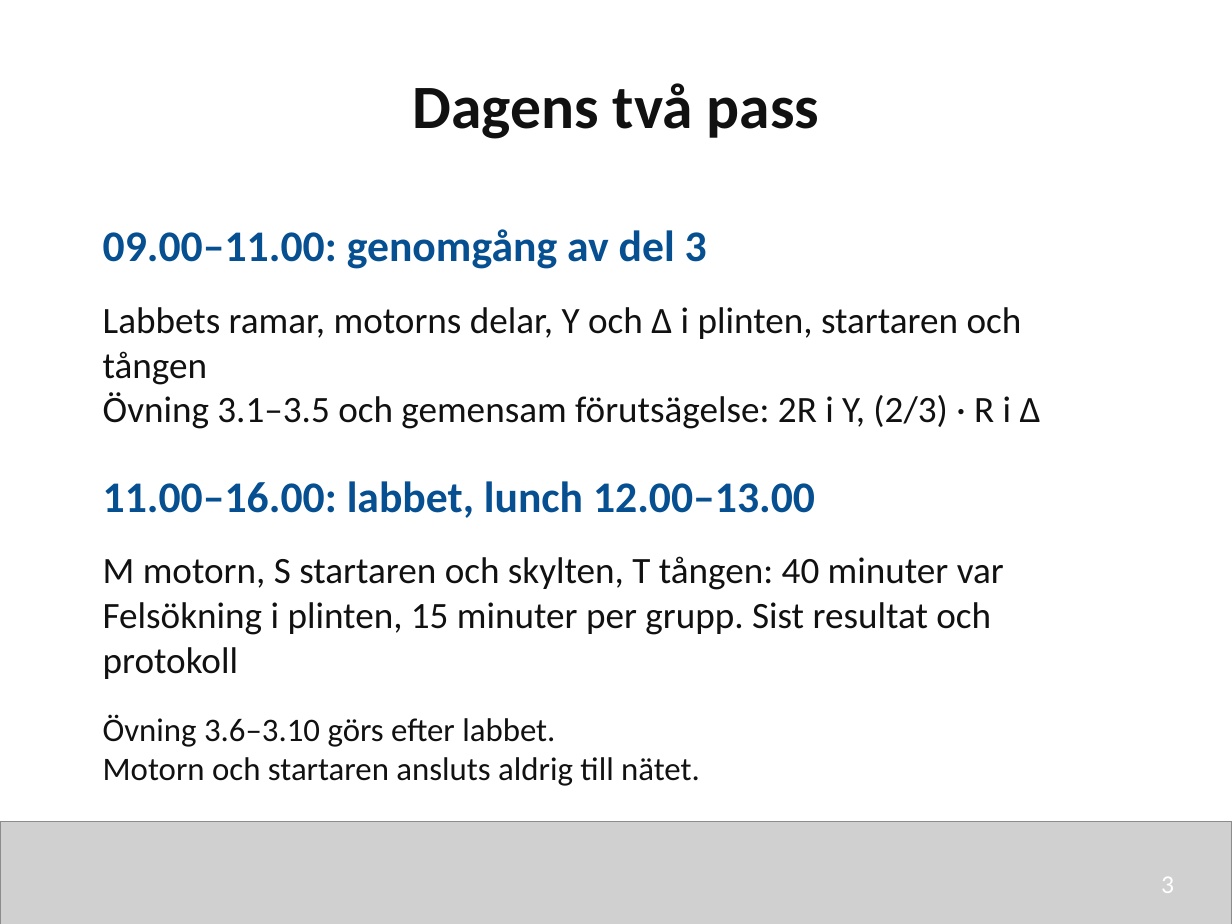
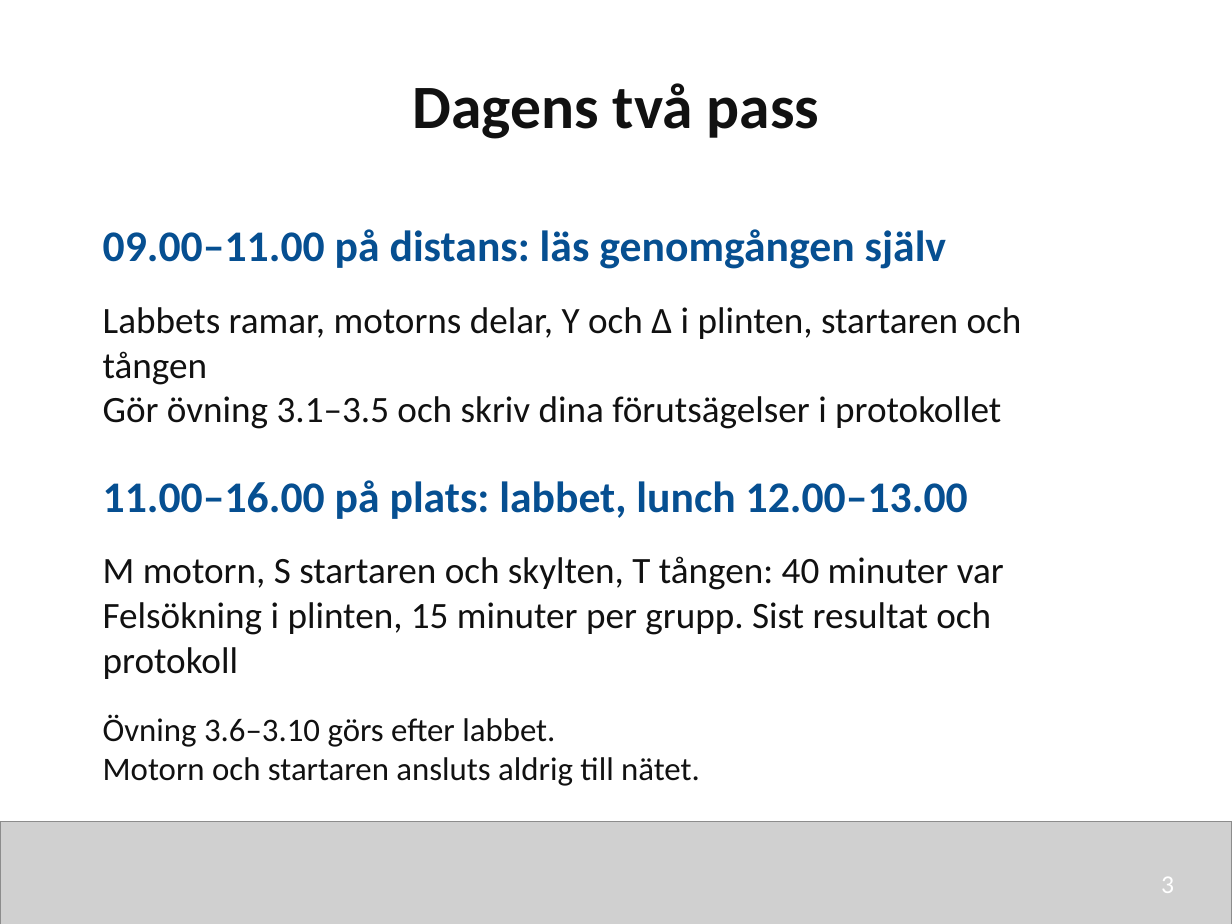
Before and after one commit to nj22az/nj22az.github.io, a slide deck: slide 3 of sjoskolan/vecka-41/aktuell/v41_03_Fysisk_traff_och_matning_elev.pptx. Drawn at 1232x924 pixels with LibreOffice and Linux fonts; fonts in the diff are those of the drawing; grey boxes stand for pictures. Boxes give left, top, right and bottom in pixels: in the first picture for what was removed or moved away, otherwise in the second. Text is boxed around its words. In the diff, an @@ line names an element or a change of style, - is before the commit and + after.

```diff
--- a/sjoskolan/vecka-41/aktuell/v41_03_Fysisk_traff_och_matning_elev.pptx
+++ b/sjoskolan/vecka-41/aktuell/v41_03_Fysisk_traff_och_matning_elev.pptx
@@ text at (x1=103, y1=229, x2=946, y2=269): text changed @@
-09.00–11.00: genomgång av del 3
+09.00–11.00 på distans: läs genomgången själv
@@ text at (x1=103, y1=396, x2=1001, y2=429): text changed @@
-Övning 3.1–3.5 och gemensam förutsägelse: 2R i Y, (2/3) · R i Δ
+Gör övning 3.1–3.5 och skriv dina förutsägelser i protokollet
@@ text at (x1=103, y1=480, x2=968, y2=519): text changed @@
-11.00–16.00: labbet, lunch 12.00–13.00
+11.00–16.00 på plats: labbet, lunch 12.00–13.00
```
Also in this commit, not shown: 11 other files.
